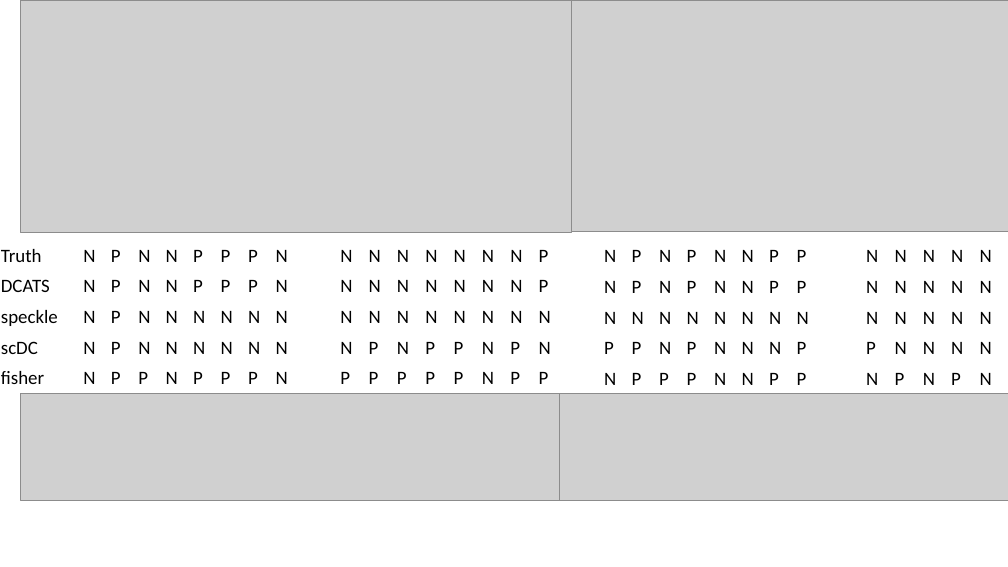
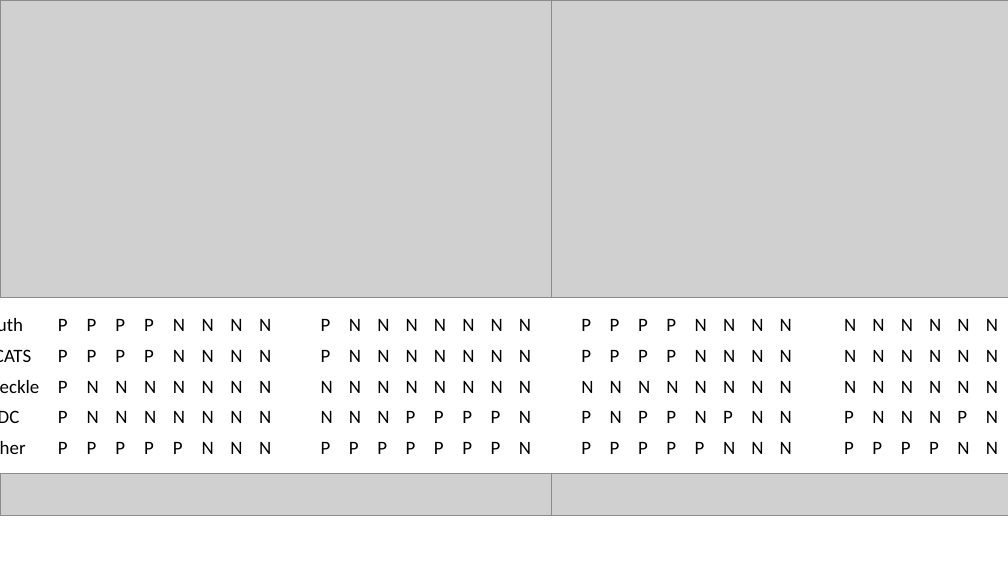
Before and after one commit to linxy29/slides, a slide deck: slide 6 of image/Plots.pptx (slide 5 before the commit). Drawn at 1008x567 pixels with LibreOffice and Linux fonts; fonts in the diff are those of the drawing; grey boxes stand for pictures. Boxes give left, top, right and bottom in pixels: in the first picture for what was removed or moved away, otherwise in the second. Text is boxed around its words. In the diff, an @@ line names an element or a change of style, - is before the commit and + after.

```diff
--- a/image/Plots.pptx
+++ b/image/Plots.pptx
@@ picture: place and size @@
-picture at bbox=[20, 0, 572, 232]
+picture at bbox=[0, 0, 551, 297]
@@ picture: place and size @@
-picture at bbox=[572, 1, 1008, 232]
+picture at bbox=[551, 0, 1008, 297]
@@ table at bbox=[0, 310, 281, 464] @@
-row 1: Truth | N | P | N | N | P | P | P | N
+row 1: Truth | P | P | P | P | N | N | N | N
-row 2: DCATS | N | P | N | N | P | P | P | N
+row 2: DCATS | P | P | P | P | N | N | N | N
-row 3, column 2: N
+row 3, column 2: P
-row 3, column 3: P
+row 3, column 3: N
-row 4, column 2: N
+row 4, column 2: P
-row 4, column 3: P
+row 4, column 3: N
-row 5: fisher | N | P | P | N | P | P | P | N
+row 5: fisher | P | P | P | P | P | N | N | N
@@ table: place and size @@
-table at bbox=[0, 240, 293, 394]
+table at bbox=[0, 310, 281, 464]
@@ table at bbox=[313, 310, 532, 464] @@
-row 1, column 1: N
+row 1, column 1: P
-row 1, column 8: P
+row 1, column 8: N
-row 2, column 1: N
+row 2, column 1: P
-row 2, column 8: P
+row 2, column 8: N
-row 4, column 2: P
+row 4, column 2: N
-row 4, column 6: N
+row 4, column 6: P
-row 5, column 6: N
+row 5, column 6: P
-row 5, column 8: P
+row 5, column 8: N
@@ table: place and size @@
-table at bbox=[333, 240, 563, 394]
+table at bbox=[313, 310, 532, 464]
@@ table at bbox=[574, 310, 804, 464] @@
-row 1: N | P | N | P | N | N | P | P
+row 1: P | P | P | P | N | N | N | N
-row 2: N | P | N | P | N | N | P | P
+row 2: P | P | P | P | N | N | N | N
-row 4: P | P | N | P | N | N | N | P
+row 4: P | N | P | P | N | P | N | N
-row 5: N | P | P | P | N | N | P | P
+row 5: P | P | P | P | P | N | N | N
@@ table: place and size @@
-table at bbox=[597, 241, 814, 395]
+table at bbox=[574, 310, 804, 464]
@@ table at bbox=[837, 310, 1008, 464] @@
-row 4, column 5: N
+row 4, column 5: P
-row 4, column 8: P
+row 4, column 8: N
-row 5: N | P | N | P | N | P | N | P
+row 5: P | P | P | P | N | N | N | N
@@ table: place and size @@
-table at bbox=[859, 241, 1008, 395]
+table at bbox=[837, 310, 1008, 464]
@@ picture removed at bbox=[20, 394, 572, 501] @@
@@ picture removed at bbox=[560, 393, 1008, 500] @@
@@ picture added at bbox=[0, 473, 551, 516] @@
@@ picture added at bbox=[551, 473, 1008, 516] @@
```
Also in this commit, not shown: 3 slides added, 2 slides removed, 3 other files.
